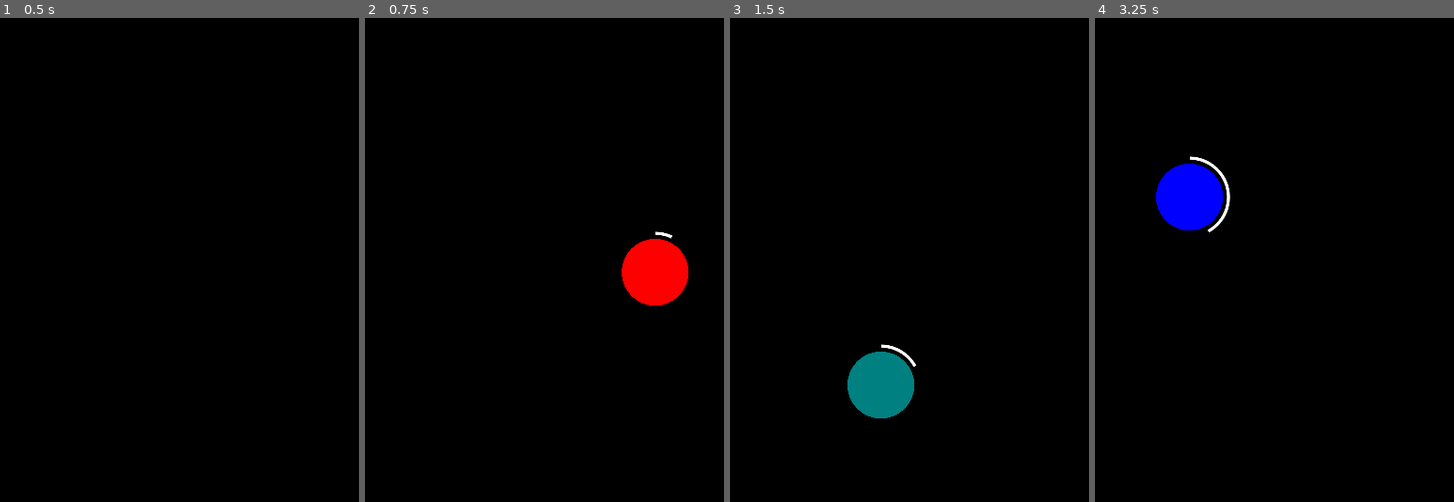
Above: before the commit, frames 1-4 (left to right).
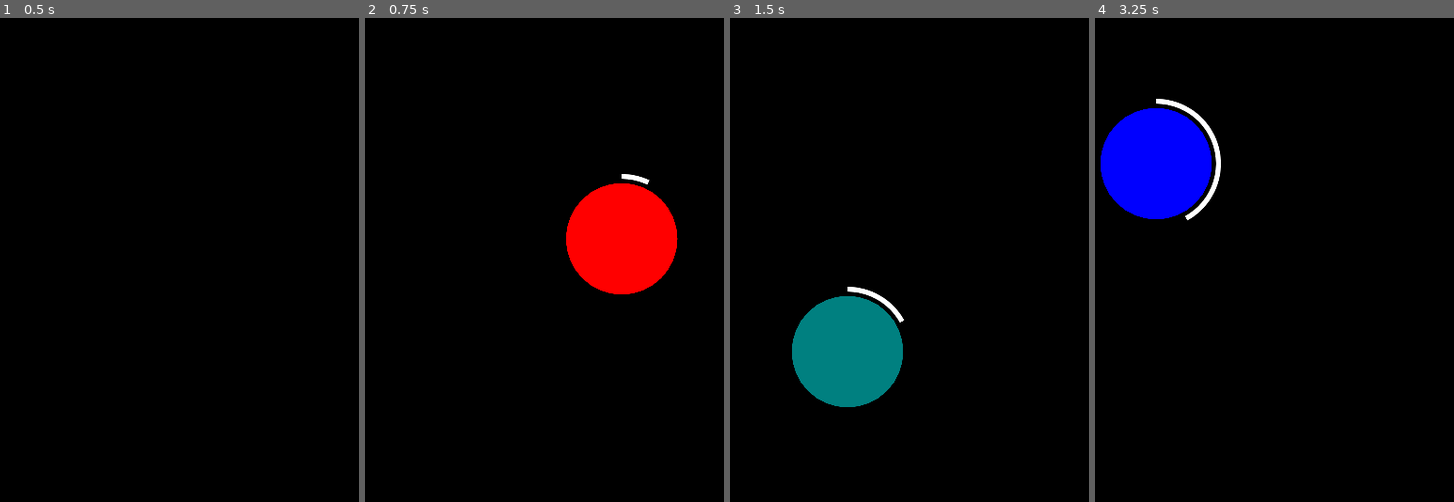
Above: after the commit, the same moments.

Repository: IMP1/start-player
Game: Godot game, scene res://Touch.tscn
Two runs of this game, one before a commit and one after it. Both use one fixed random seed, a clock stepped at 60 frames per second and the inputs below.
Inputs (mouse positions are in pixels of both pictures, inside the frame that each line leads up to):
- Up to frame 1 (0.5 s): no input
- Up to frame 2 (0.75 s): tap Enter at 0.5 s; move the mouse to (619, 240) at 0.52 s; click (619, 240) at 0.67 s
- Up to frame 3 (1.5 s): tap Space at 1.25 s; drag from (826, 313) to (884, 424) at 1.27 s
- Up to frame 4 (3.25 s): move the mouse to (1306, 109) at 2.02 s; click (1306, 109) at 2.17 s; tap Enter at 2.75 s; drag from (1249, 424) to (1156, 163) at 2.77 s

Frame 1 is identical in both runs. In frame 2, 5.3% of the frame differs, in the area x 56-91%, y 32-60%; in frame 3, 5.5%; in frame 4, 5.7%, in the area x 1-38%, y 16-45%.

Commit message:
Increase size and fix position. Fixes #1

Diff:
--- a/Player.tscn
+++ b/Player.tscn
@@ -4,28 +4,25 @@
 [ext_resource path="res://Player.gd" type="Script" id=2]
 
 [sub_resource type="StyleBoxFlat" id=1]
-corner_radius_top_left = 96
-corner_radius_top_right = 96
-corner_radius_bottom_right = 96
-corner_radius_bottom_left = 96
+resource_local_to_scene = true
+corner_radius_top_left = 160
+corner_radius_top_right = 160
+corner_radius_bottom_right = 160
+corner_radius_bottom_left = 160
 
 [node name="Player" type="Control"]
-margin_left = -96.0
-margin_top = -96.0
-margin_right = 96.0
-margin_bottom = 96.0
+margin_right = 320.0
+margin_bottom = 320.0
 script = ExtResource( 2 )
 
 [node name="Panel" type="Panel" parent="."]
-anchor_right = 1.0
-anchor_bottom = 1.0
+margin_left = -160.0
+margin_top = -160.0
+margin_right = 160.0
+margin_bottom = 160.0
 custom_styles/panel = SubResource( 1 )
 
 [node name="TextureProgress" type="TextureProgress" parent="."]
-anchor_left = 0.5
-anchor_top = 0.5
-anchor_right = 0.5
-anchor_bottom = 0.5
 margin_left = -256.0
 margin_top = -256.0
 margin_right = 256.0
--- a/project.godot
+++ b/project.godot
@@ -31,6 +31,7 @@
 window/size/height=2160
 window/size/test_width=270
 window/size/test_height=540
+window/handheld/orientation="portrait"
 window/stretch/mode="2d"
 window/stretch/aspect="keep"
 
Binary file changed: circle.png
